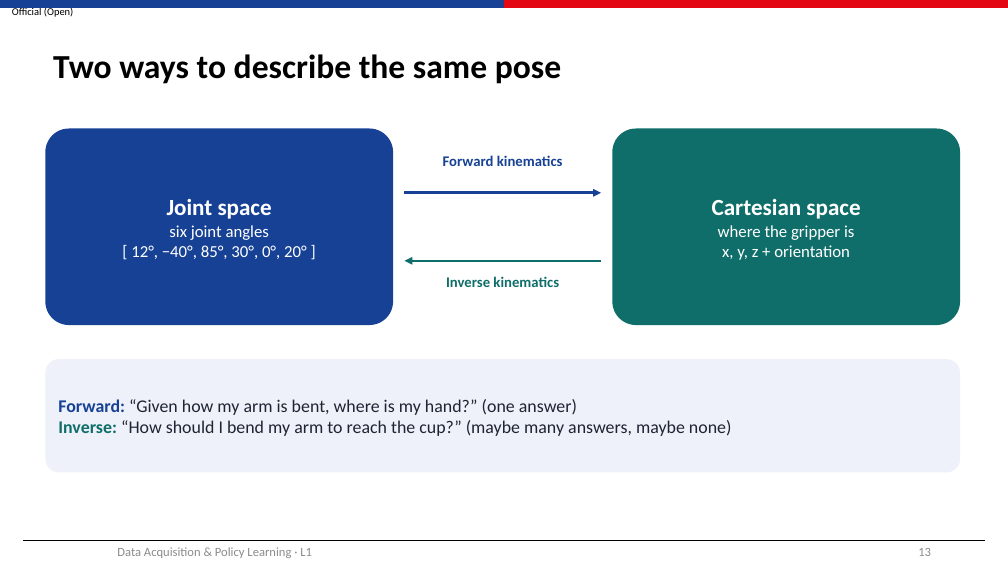
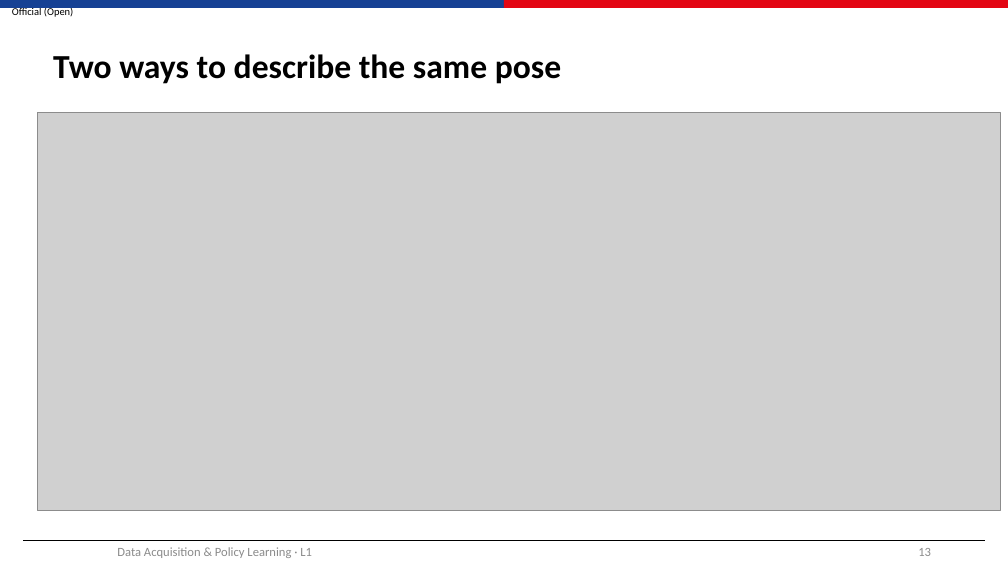
Before and after one commit to nyp-sit/Data-Acquisition-Policy-Learning, a slide deck: slide 13 of L1/L1_Physical_AI_How_a_Robot_Learns_with_Humanoid_Extension.pptx. Drawn at 1008x567 pixels with LibreOffice and Linux fonts; fonts in the diff are those of the drawing; grey boxes stand for pictures. Boxes give left, top, right and bottom in pixels: in the first picture for what was removed or moved away, otherwise in the second. Text is boxed around its words. In the diff, an @@ line names an element or a change of style, - is before the commit and + after.

```diff
--- a/L1/L1_Physical_AI_How_a_Robot_Learns_with_Humanoid_Extension.pptx
+++ b/L1/L1_Physical_AI_How_a_Robot_Learns_with_Humanoid_Extension.pptx
@@ picture added at (37, 112, 1000, 510) @@
@@ rounded rectangle removed at (45, 129, 393, 325) @@
-Joint space
-six joint angles
-[ 12°, −40°, 85°, 30°, 0°, 20° ]
@@ rounded rectangle removed at (613, 129, 960, 325) @@
-Cartesian space
-where the gripper is
-x, y, z + orientation
@@ text removed at (443, 155, 563, 166) @@
-Forward kinematics
@@ arrow removed from (405, 193) to (601, 193) @@
@@ arrow removed from (601, 261) to (405, 261) @@
@@ text removed at (446, 276, 559, 287) @@
-Inverse kinematics
@@ rounded rectangle removed at (45, 359, 960, 473) @@
-Forward: “Given how my arm is bent, where is my hand?” (one answer)
-Inverse: “How should I bend my arm to reach the cup?” (maybe many answers, maybe none)
```
Also in this commit, not shown: 2 other slides changed, 1 other file.
